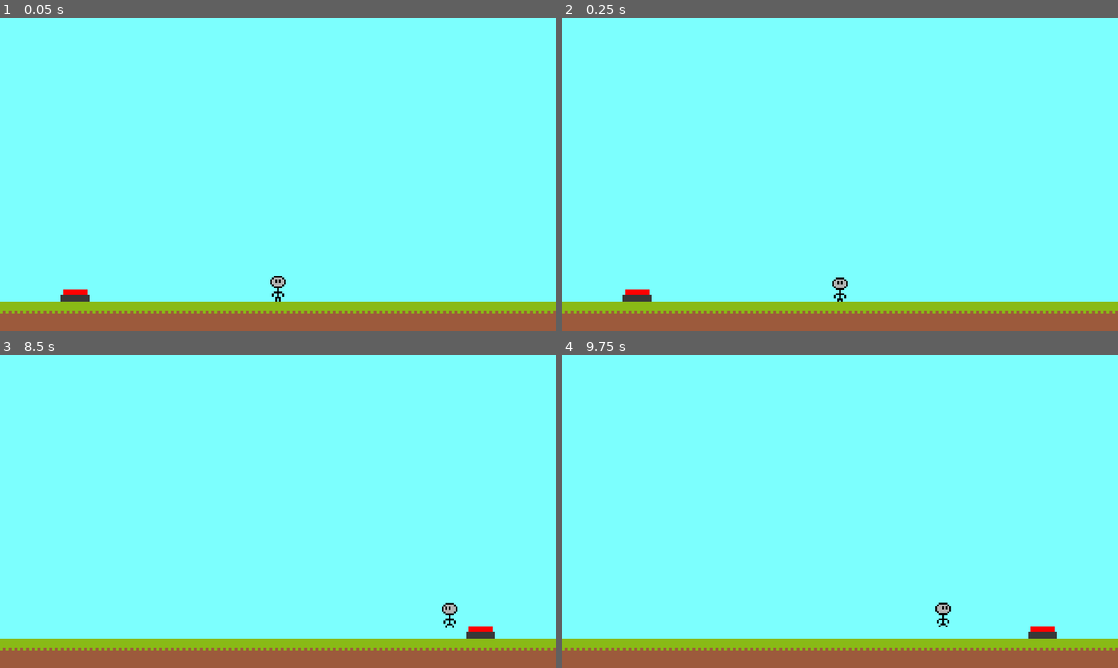
Above: before the commit, frames 1-4 (two rows, left to right).
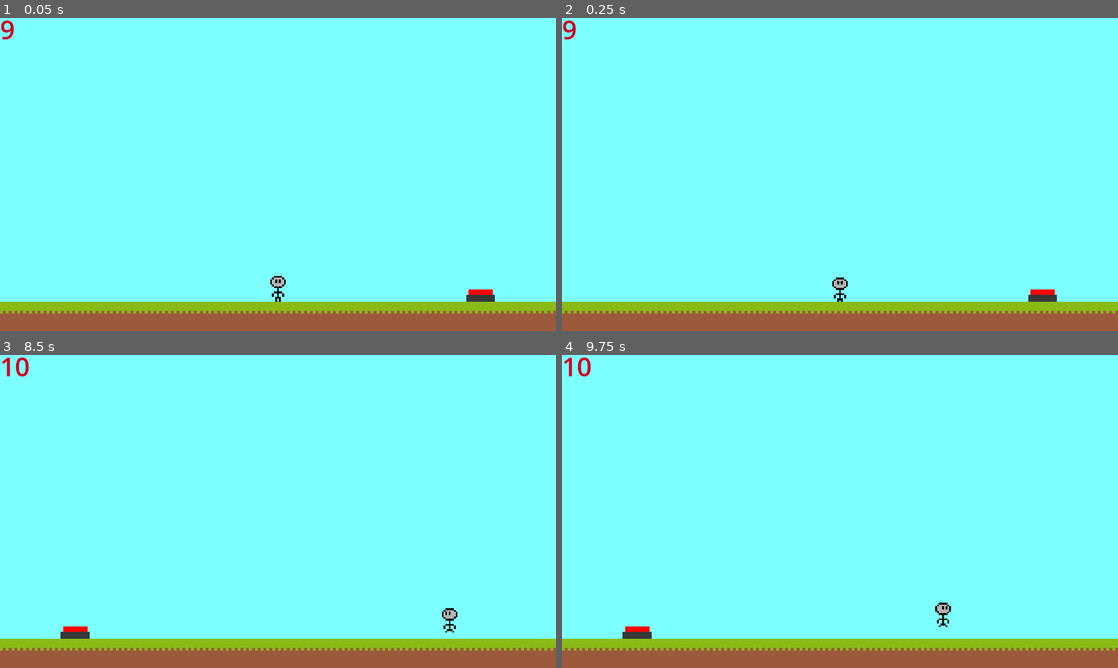
Above: after the commit, the same moments.

Repository: AutisticCrumbs/GlobalGameJam2024
Game: Godot game, scene res://worlds/world.tscn
Two runs of this game, one before a commit and one after it. Both use one fixed random seed, a clock stepped at 60 frames per second and the inputs below. This scene is started directly instead of the project's main scene.
Inputs:
- Up to frame 1 (0.05 s): no input
- Up to frame 2 (0.25 s): no input
- Up to frame 3 (8.5 s): hold Right (right) 0.53-2.03 s; tap Up (jump) at 0.77, 1.52, 3.02, 3.77, 4.52, 6.02, 6.77, 7.52 s; hold A (left) 2.03-4.28 s; hold Right (right) 4.28-8.03 s; hold A (left) from 8.03 s (still down)
- Up to frame 4 (9.75 s): tap Up (jump) at 9.02 s; release A (left) at 9.53 s; hold Right (right) from 9.53 s (still down)

The runs differ from the first frame. In frame 1, 0.5% of the frame differs, in the area x 0-89%, y 0-91%; in frame 2, 0.5%; in frame 3, 0.7%; in frame 4, 0.5%.

Commit message:
Disable a button when the other is pressed
When button a is pressed, show button b and hide button a. Vice versa when button b is pressed.

Diff:
--- a/funny_man/funny_man.tscn
+++ b/funny_man/funny_man.tscn
@@ -41,9 +41,6 @@
 [sub_resource type="RectangleShape2D" id="RectangleShape2D_yfehn"]
 size = Vector2(54, 90)
 
-[sub_resource type="RectangleShape2D" id="RectangleShape2D_i812y"]
-size = Vector2(50, 20)
-
 [node name="Funny Man" type="CharacterBody2D"]
 script = ExtResource("1_6w4i0")
 
@@ -54,10 +51,3 @@
 [node name="CollisionShape2D" type="CollisionShape2D" parent="."]
 position = Vector2(9, 3)
 shape = SubResource("RectangleShape2D_yfehn")
-
-[node name="Button Press Area" type="Area2D" parent="."]
-
-[node name="CollisionShape2D" type="CollisionShape2D" parent="Button Press Area"]
-position = Vector2(9, 38)
-shape = SubResource("RectangleShape2D_i812y")
-debug_color = Color(0.819608, 0.247059, 0.788235, 0.419608)
--- a/worlds/world.gd
+++ b/worlds/world.gd
@@ -1,21 +1,58 @@
 extends Node2D
 
-var pressed_count = 0
-var left_button = true
-var right_button = false
+@onready var _left_button := $"Left Button"
+@onready var _top_left_collision := $"Left Button/Top of L Button/CollisionShape2D"
+@onready var _left_pressable := $"Left Button/Left Button Pressable"
+@onready var _left_base := $"Left Button/Left Button Base"
+
+@onready var _right_button := $"Right Button"
+@onready var _top_right_collision := $"Right Button/Top of R Button/CollisionShape2D"
+@onready var _right_pressable := $"Right Button/Right Button Pressable"
+@onready var _right_base := $"Right Button/Right Button Base"
+
+@onready var button_count := $"Button Count"
+
+var pressed_count = 9
 
 func _process(_delta):
 	if (pressed_count % 2) == 0:
-		$"Right Button".hide()
-		$"Left Button".show()
+		_hide_right_button()
+		_show_left_button()
+		_update_button_press_count()
 	else:
-		$"Left Button".hide()
-		$"Right Button".show()
+		_hide_left_button()
+		_show_right_button()
+		_update_button_press_count()
+
+func _show_left_button():
+	_left_button.show()
+	_top_left_collision.disabled = false
+	_left_pressable.disabled = false
+	_left_base.disabled = false
+
+func _hide_left_button():
+	_left_button.hide()
+	_top_left_collision.disabled = true
+	_left_pressable.disabled = true
+	_left_base.disabled = true
+
+func _show_right_button():
+	_right_button.show()
+	_top_right_collision.disabled = false
+	_right_pressable.disabled = false
+	_right_base.disabled = false
+
+func _hide_right_button():
+	_right_button.hide()
+	_top_right_collision.disabled = true
+	_right_pressable.disabled = true
+	_right_base.disabled = true
+
+func _update_button_press_count():
+	button_count.text = "%d" % pressed_count
 
 func _on_l_button_body_entered(_body):
-	print("foo")
 	pressed_count += 1
 
 func _on_r_button_body_entered(_body):
-	print("bar")
 	pressed_count += 1
--- a/worlds/world.tscn
+++ b/worlds/world.tscn
@@ -78,9 +78,9 @@
 [node name="Sprite2D" type="Sprite2D" parent="Left Button"]
 texture = ExtResource("3_2xng1")
 
-[node name="Is Player Standing On L Button" type="Area2D" parent="Left Button"]
+[node name="Top of L Button" type="Area2D" parent="Left Button"]
 
-[node name="CollisionShape2D" type="CollisionShape2D" parent="Left Button/Is Player Standing On L Button"]
+[node name="CollisionShape2D" type="CollisionShape2D" parent="Left Button/Top of L Button"]
 position = Vector2(0, -19.5)
 shape = SubResource("RectangleShape2D_n6dpv")
 
@@ -98,9 +98,9 @@
 [node name="Sprite2D" type="Sprite2D" parent="Right Button"]
 texture = ExtResource("3_2xng1")
 
-[node name="Is Player Standing On R Button" type="Area2D" parent="Right Button"]
+[node name="Top of R Button" type="Area2D" parent="Right Button"]
 
-[node name="CollisionShape2D" type="CollisionShape2D" parent="Right Button/Is Player Standing On R Button"]
+[node name="CollisionShape2D" type="CollisionShape2D" parent="Right Button/Top of R Button"]
 position = Vector2(0, -19.5)
 shape = SubResource("RectangleShape2D_n6dpv")
 
@@ -112,5 +112,14 @@
 position = Vector2(0, 12.5)
 shape = SubResource("RectangleShape2D_fv8qy")
 
-[connection signal="body_entered" from="Left Button/Is Player Standing On L Button" to="." method="_on_l_button_body_entered"]
-[connection signal="body_entered" from="Right Button/Is Player Standing On R Button" to="." method="_on_r_button_body_entered"]
+[node name="Button Count" type="Label" parent="."]
+offset_left = -960.0
+offset_top = -904.0
+offset_right = -612.0
+offset_bottom = -780.0
+theme_override_colors/font_color = Color(0.819608, 0, 0.129412, 1)
+theme_override_font_sizes/font_size = 90
+autowrap_mode = 3
+
+[connection signal="body_entered" from="Left Button/Top of L Button" to="." method="_on_l_button_body_entered"]
+[connection signal="body_entered" from="Right Button/Top of R Button" to="." method="_on_r_button_body_entered"]
Not shown: 1 places in funny_man/funny_man.tscn that only renumber resources
Not shown, changed: README.md
